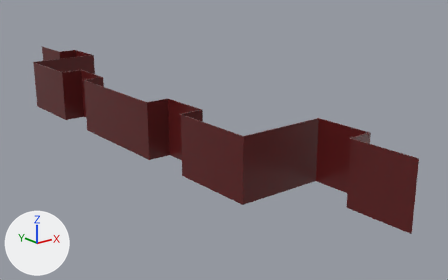
The FBX model p55/walls/p55-wall-back-v1-base.fbx, before and after one commit.
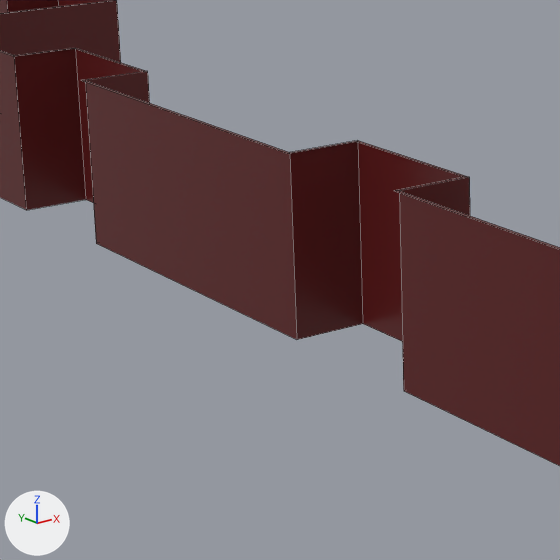
Old and new are each drawn whole from a 50 mm lens placed at (-17.43, -42.53, 9.63), pointed at (1.89, -18.38, -0.03) and again close up on the part from 13% to 51% of the width and 20% to 81% of the height. Arrows for +X, +Y and +Z are at lower left; the lights stay in place. The last two pictures show the newer version. The close-ups show mesh edges as thin lines.

The first close-up shows 'p55-wall-back-v1-base'.
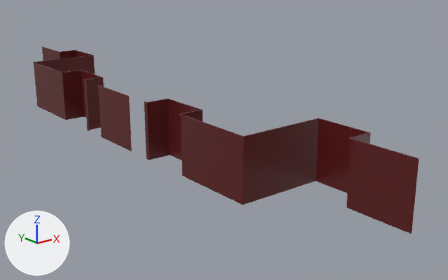
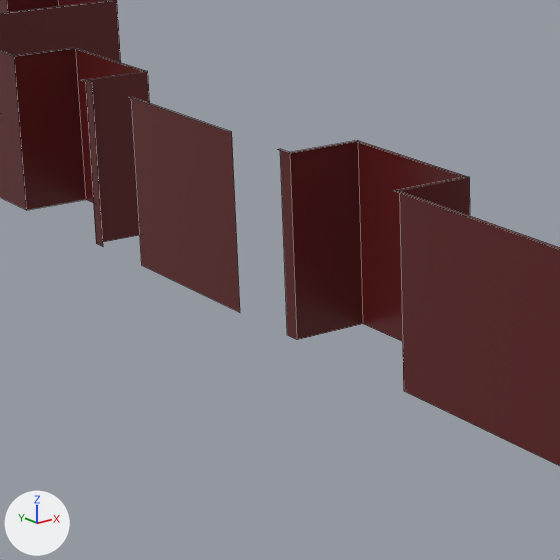
Location of each change, [x1, y1, x2, y2] in pixels of the close-ups (560 x 560 px):
part 1 of me_plane_123, cut back: [82, 80, 297, 340] in both

The edits, one by one:
me_plane_123 is used by ob_p55_wall_back_v1_base; location (0.0, 0.0, 0.0).
Verts and faces of me_plane_123; kept vertices keep their numbers, new ones are numbered from 54.
Before the commit, vertices of me_plane_123: 16 (-2.9, -12.4, 2.8) at pixel (85, 80), 17 (-2.9, -12.4, 0.0) at pixel (96, 243), 31 (-2.9, -18.7, 2.8) at pixel (289, 152), 32 (-2.9, -18.7, 0.0) at pixel (296, 339), 37 (-2.9, -12.4, 2.8) at pixel (80, 80).
Before the commit, vertices of me_plane_123: 53 (-2.9, -18.8, 2.8) at pixel (288, 153).
me_plane_123 had 54 vertices, 34 faces and spanned x -2.9..1.2, y -31.2..0.0, z 0.0..2.8.
me_plane_123 now has 66 vertices, 38 faces and spans x -2.9..1.2, y -31.2..0.0, z 0.0..2.8.
Part 1, on me_plane_123:
Faces deleted: (16, 17, 32, 31), (16, 31, 53, 37).
New vertices 54, 55, 56 stand at vertices 16, 17, 37, in that order, plus (0.0, -0.3, 0.0).
New vertex 57 is at (-2.9, -17.1, 0.0), pixel (240, 312).
New vertex 58 is at (-2.9, -17.1, 2.8), pixel (231, 131).
New vertex 59 is at (-2.9, -17.1, 2.8), pixel (228, 132).
New vertices 60, 61, 62 stand at vertices 57, 58, 59, in that order, plus (0.0, 3.1, 0.0).
New vertex 63 is at (-2.9, -18.5, 0.0), pixel (287, 335).
New vertex 64 is at (-2.9, -18.5, 2.8), pixel (280, 148).
New vertex 65 is at (-2.9, -18.5, 2.8), pixel (277, 149).
New faces: (16, 17, 55, 54), (31, 53, 65, 64), (16, 54, 56, 37), (58, 59, 62, 61), (31, 64, 63, 32), (57, 58, 61, 60).
